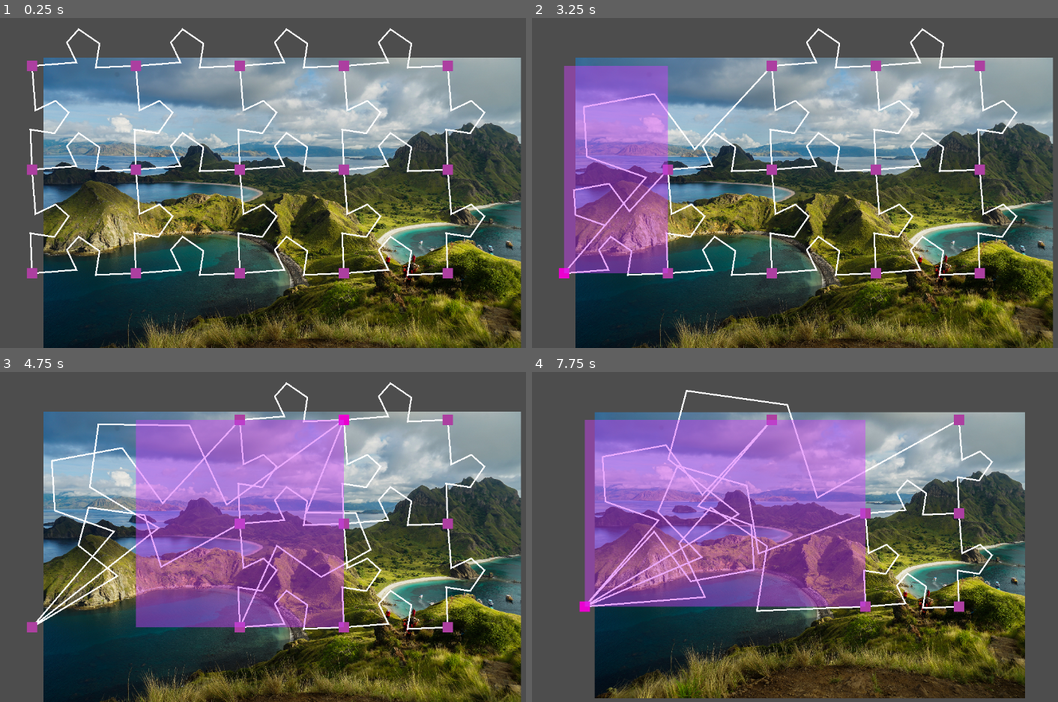
Above: before the commit, frames 1-4 (two rows, left to right).
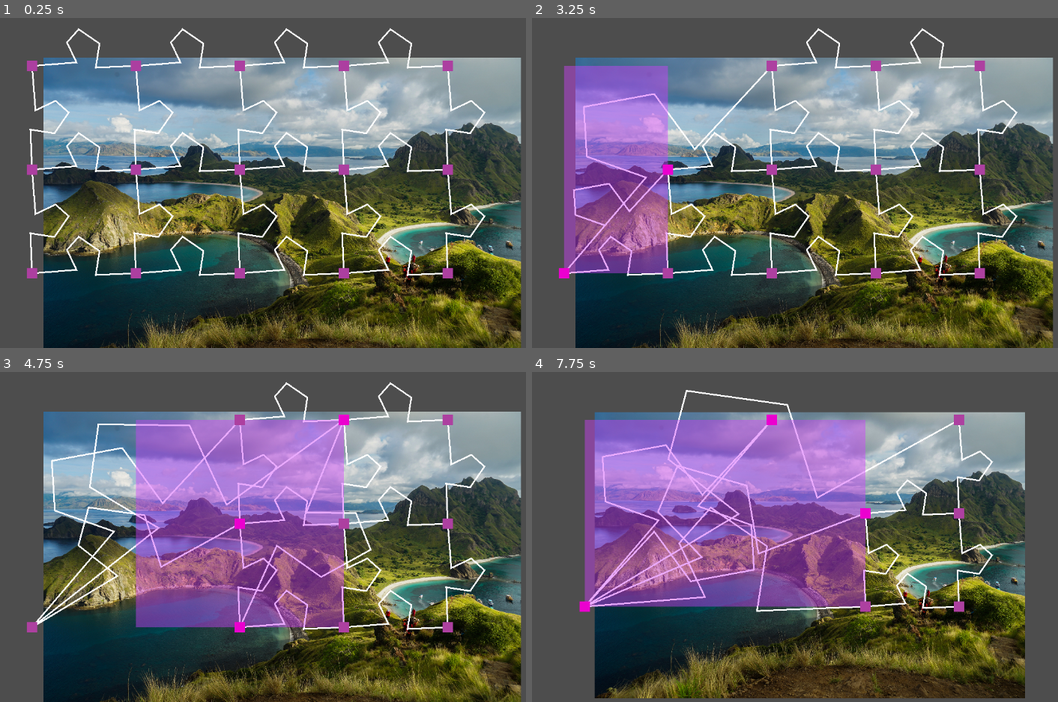
Above: after the commit, the same moments.

Repository: kreibaum/puzzle-shark
Game: Godot game, scene res://editor.tscn
The game is run twice, just before and just after one commit, with the same random seed, the same clock (stepped at 60 frames per second) and the same inputs.
Inputs (mouse positions are in pixels of both pictures, inside the frame that each line leads up to):
- Up to frame 1 (0.25 s): no input
- Up to frame 2 (3.25 s): tap Enter at 0.5, 2 s; drag from (563, 67) to (563, 169) at 0.52 s; tap Space at 1.25, 2.75 s; drag from (563, 169) to (563, 272) at 1.27 s; hold Ctrl 2.03-2.75 s; click (563, 272) at 2.17 s; drag from (668, 67) to (563, 272) at 2.77 s
- Up to frame 3 (4.75 s): drag from (136, 523) to (31, 626) at 3.52 s; drag from (136, 626) to (341, 421) at 4.27 s
- Up to frame 4 (7.75 s): move the mouse to (773, 421) at 5.02 s; hold Mouse wheel down (ZoomIn) 5.03-5.75 s; click (773, 421) at 5.17 s; tap Enter at 5.75 s; drag from (773, 513) to (584, 606) at 5.77 s; drag from (773, 606) to (584, 606) at 6.52 s; tap Space at 7.25 s; drag from (863, 421) to (584, 606) at 7.27 s

The runs differ from the first frame. In frame 2, less than 0.1% of the frame differs, in the area x 6-27%, y 44-78%; in frame 3, 0.2%, in the area x 44-66%, y 14-79%; in frame 4, 0.2%.

Commit message:
Indicate what is selected

Diff:
--- a/DragDropHandle.gd
+++ b/DragDropHandle.gd
@@ -2,6 +2,11 @@
 
 var drag_offset : Vector2 = Vector2(0, 0)
 var is_dragging : bool = false
+var hovered : bool = false
+var in_selection : bool = false :
+	set(value):
+		in_selection = value
+		update_color()
 
 @export var camera: Camera2D
 
@@ -39,10 +44,18 @@
 				is_dragging = false
 
 func _mouse_enter():
-	$Polygon2D.color = "eb00cf"
+	hovered = true
+	update_color()
 
 func _mouse_exit():
-	$Polygon2D.color = "ad40a0"
+	hovered = false
+	update_color()
+
+func update_color():
+	if hovered or in_selection:
+		$Polygon2D.color = "eb00cf"
+	else:
+		$Polygon2D.color = "ad40a0"
 
 func update_zoom(zoom):
 	self.scale = Vector2(1/zoom.x, 1/zoom.y)
--- a/PuzzleCanvas.gd
+++ b/PuzzleCanvas.gd
@@ -45,11 +45,12 @@
 		if event.button_index == MOUSE_BUTTON_LEFT:
 			if event.pressed:
 				is_selecting = true
-				self.selection_start = get_global_mouse_position()
+				selection_start = get_global_mouse_position()
+				selection_end = selection_start
 				$Selection.show()
+				update_selection()
 			else:
-				is_selecting = false
-			update_selection()
+				clear_selection()
 
 	elif event is InputEventMouseMotion:
 		if event.button_mask == MOUSE_BUTTON_MASK_LEFT:
@@ -59,6 +60,18 @@
 func update_selection():
 	if is_selecting:
 		$Selection.transform = Transform2D(0, self.selection_end - self.selection_start, 0, self.selection_start)
-		print($Selection.get_overlapping_areas())
+		for handle in points.values():
+			handle.in_selection = false
+		for area in $Selection.get_overlapping_areas():
+			if area is DragDropHandle:
+				area.in_selection = true
 	else:
 		$Selection.hide()
+
+func clear_selection():
+	is_selecting = false
+	selection_start = Vector2.INF
+	selection_end = Vector2.INF
+	$Selection.transform = Transform2D(0, self.selection_end - self.selection_start, 0, self.selection_start)
+	for handle in points.values():
+		handle.in_selection = false
--- a/puzzle_canvas.tscn
+++ b/puzzle_canvas.tscn
@@ -10,7 +10,7 @@
 camera = NodePath("")
 
 [node name="Selection" type="Area2D" parent="."]
-z_index = 4
+z_index = 2
 
 [node name="CollisionShape2D" type="CollisionShape2D" parent="Selection"]
 position = Vector2(0.5, 0.5)
